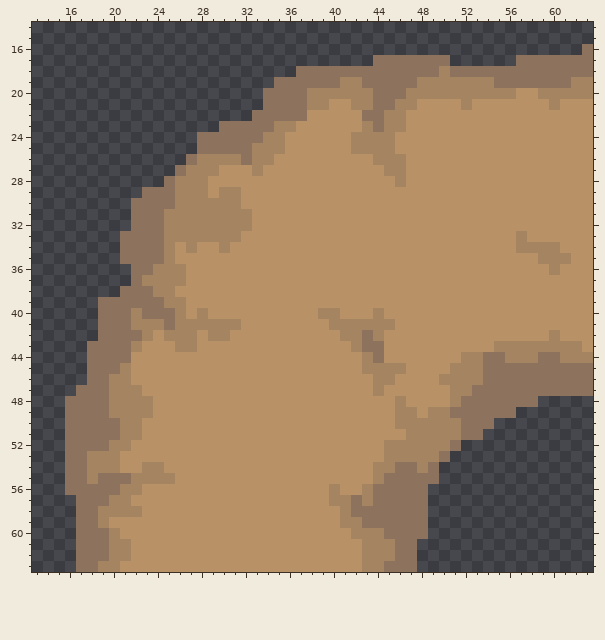
One commit to this pixel-art sprite: Assets/Assets/Road/Resources/road/road_0101.png. The first picture shows the starting point.
The file is 64x64 pixels. Shown: x 13..63, y 14..63.
Once edited:
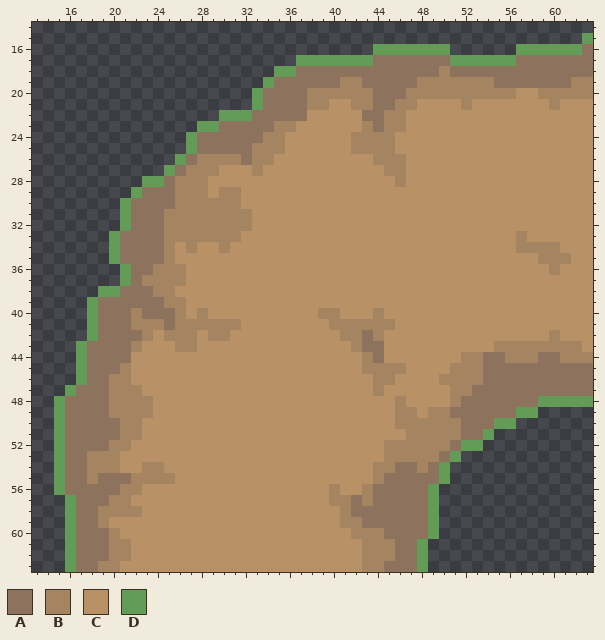
Palette (. is transparent): A #8d725d  B #a58561  C #b89167  D #629c56
Commit: Edits to road and resource textures
Difference:
Changed rows in their new state; - is an unchanged pixel.
first column x 15:
15 ------------------------------------------------D
16 -----------------------------DDDDDDD------DDDDDD-
17 ----------------------DDDDDDD-------DDDDDD-------
18 --------------------DD---------------------------
19 -------------------D-----------------------------
20 ------------------D------------------------------
21 ------------------D------------------------------
22 ---------------DDD-------------------------------
23 -------------DD----------------------------------
24 ------------D------------------------------------
25 ------------D------------------------------------
26 -----------D-------------------------------------
27 ----------D--------------------------------------
28 --------DD---------------------------------------
29 -------D-----------------------------------------
30 ------D------------------------------------------
31 ------D------------------------------------------
32 ------D------------------------------------------
33 -----D-------------------------------------------
34 -----D-------------------------------------------
35 -----D-------------------------------------------
36 ------D------------------------------------------
37 ------D------------------------------------------
38 ----DD-------------------------------------------
39 ---D---------------------------------------------
40 ---D---------------------------------------------
41 ---D---------------------------------------------
42 ---D---------------------------------------------
43 --D----------------------------------------------
44 --D----------------------------------------------
45 --D----------------------------------------------
46 --D----------------------------------------------
47 -D-----------------------------------------------
48 D-------------------------------------------DDDDD
49 D-----------------------------------------DD-----
50 D---------------------------------------DD-------
51 D--------------------------------------D---------
52 D------------------------------------DD----------
53 D-----------------------------------D------------
54 D----------------------------------D-------------
55 D----------------------------------D-------------
56 D---------------------------------D--------------
57 -D--------------------------------D--------------
58 -D--------------------------------D--------------
59 -D--------------------------------D--------------
60 -D--------------------------------D--------------
61 -D-------------------------------D---------------
62 -D-------------------------------D---------------
63 -D-------------------------------D---------------
Boxes around the changes in both pictures, in picture pixels (x1, y1, x2, y2):
added: (54, 33, 593, 572)
